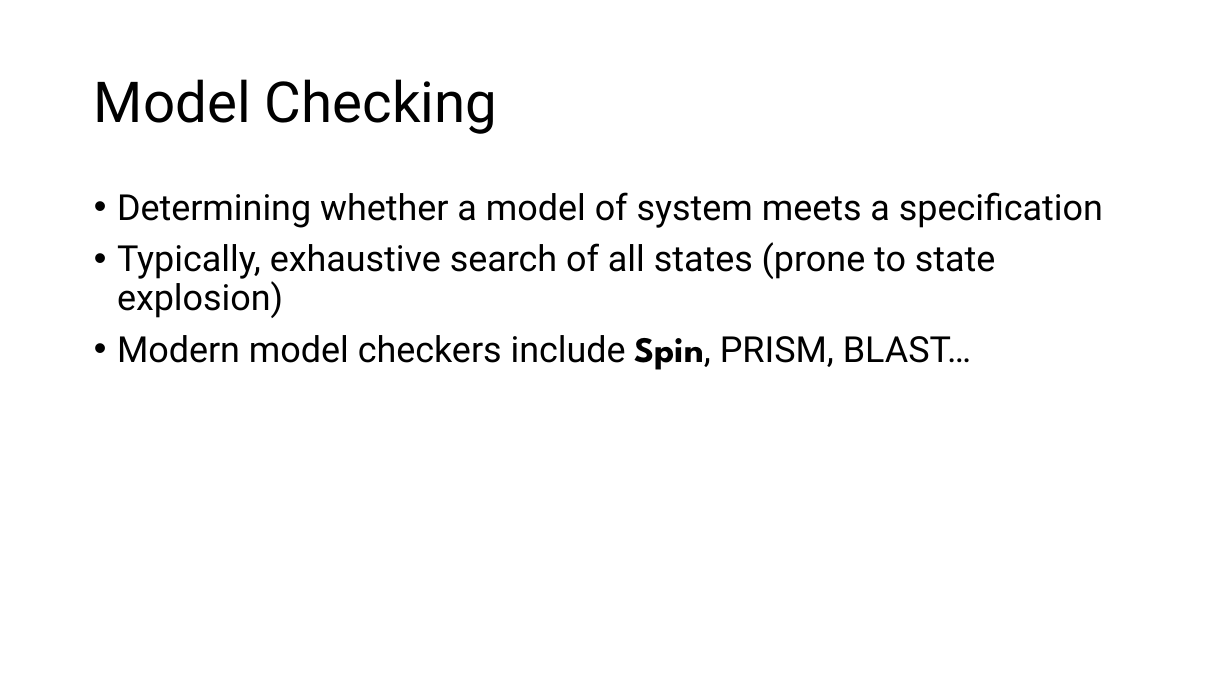
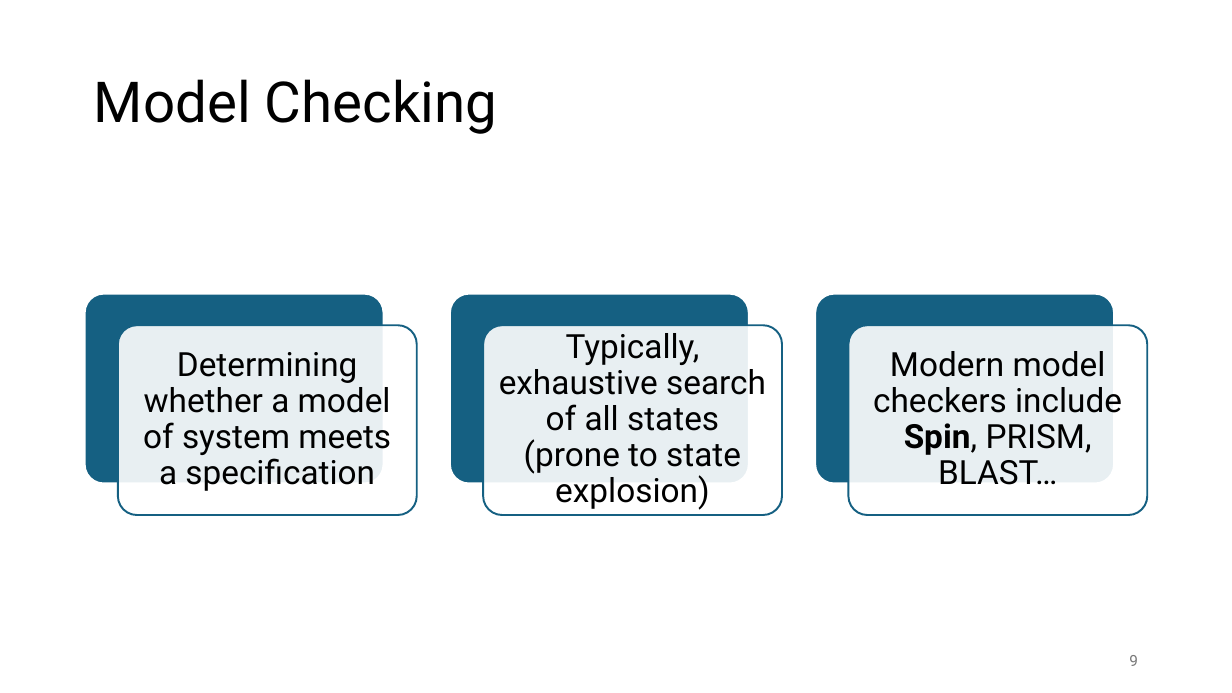
Before and after one commit to matt-neave/verificationAwareElixir, a slide deck: slide 9 of presentation/Verlixir Presentation.pptx. Drawn at 1232x693 pixels with LibreOffice and Linux fonts; fonts in the diff are those of the drawing. Boxes give left, top, right and bottom in pixels: in the first picture for what was removed or moved away, otherwise in the second. Text is boxed around its words. In the diff, an @@ line names an element or a change of style, - is before the commit and + after.

```diff
--- a/presentation/Verlixir Presentation.pptx
+++ b/presentation/Verlixir Presentation.pptx
@@ text removed at [117,192,1103,370] @@
-• Determining whether a model of system meets a specification
-• Typically, exhaustive search of all states (prone to state explosion)
-• Modern model checkers include Spin, PRISM, BLAST…
@@ group added at [85,294,1147,515]: 6 rounded rectangles, 3 texts @@
+Determining whether a model of system meets a specification
+Typically, exhaustive search of all states (prone to state explosion)
+Modern model checkers include Spin, PRISM, BLAST…
@@ page number added at [1129,655,1138,666], 12 pt, text #797979 @@
+9
```
Also in this commit, not shown: 15 other slides changed, 13 slides added, 2 slides removed, 18 other files.
